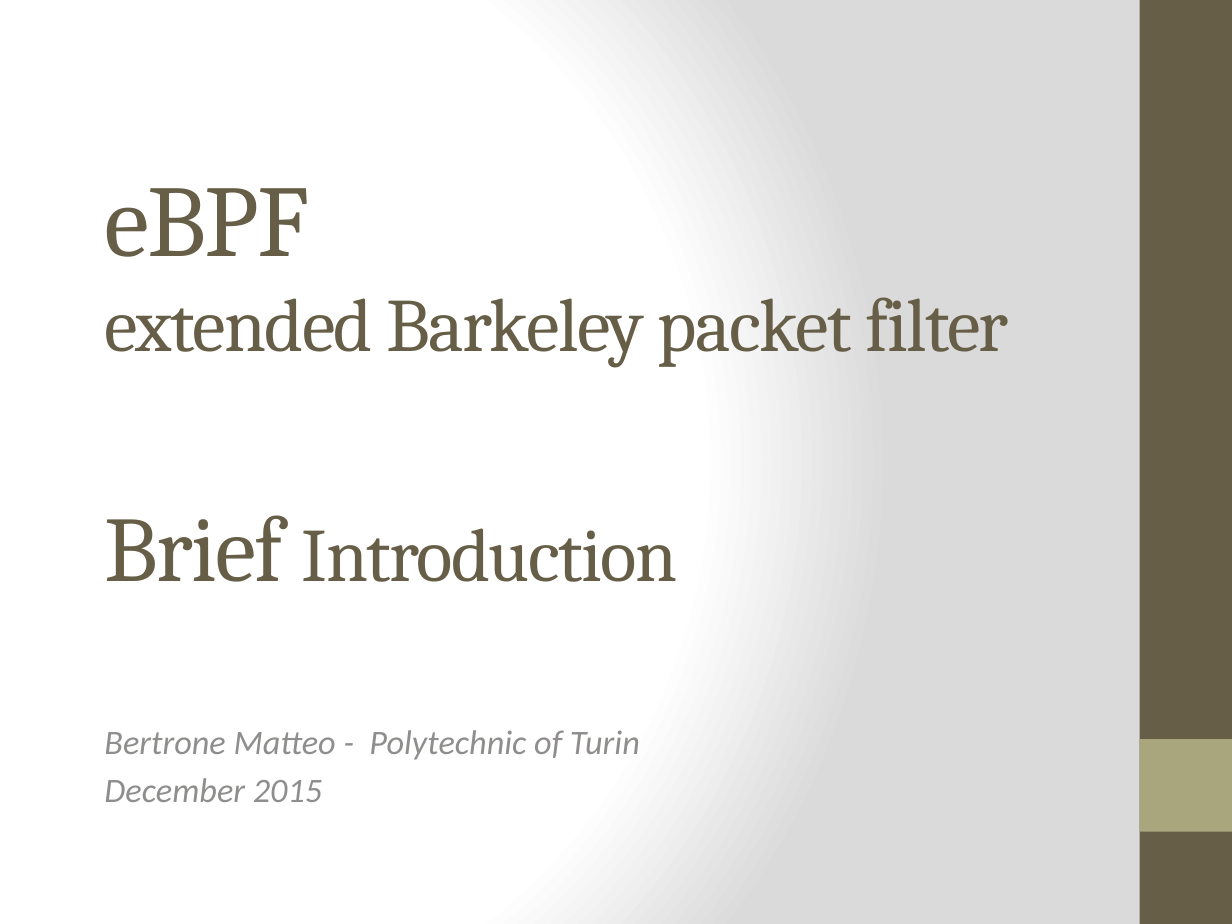
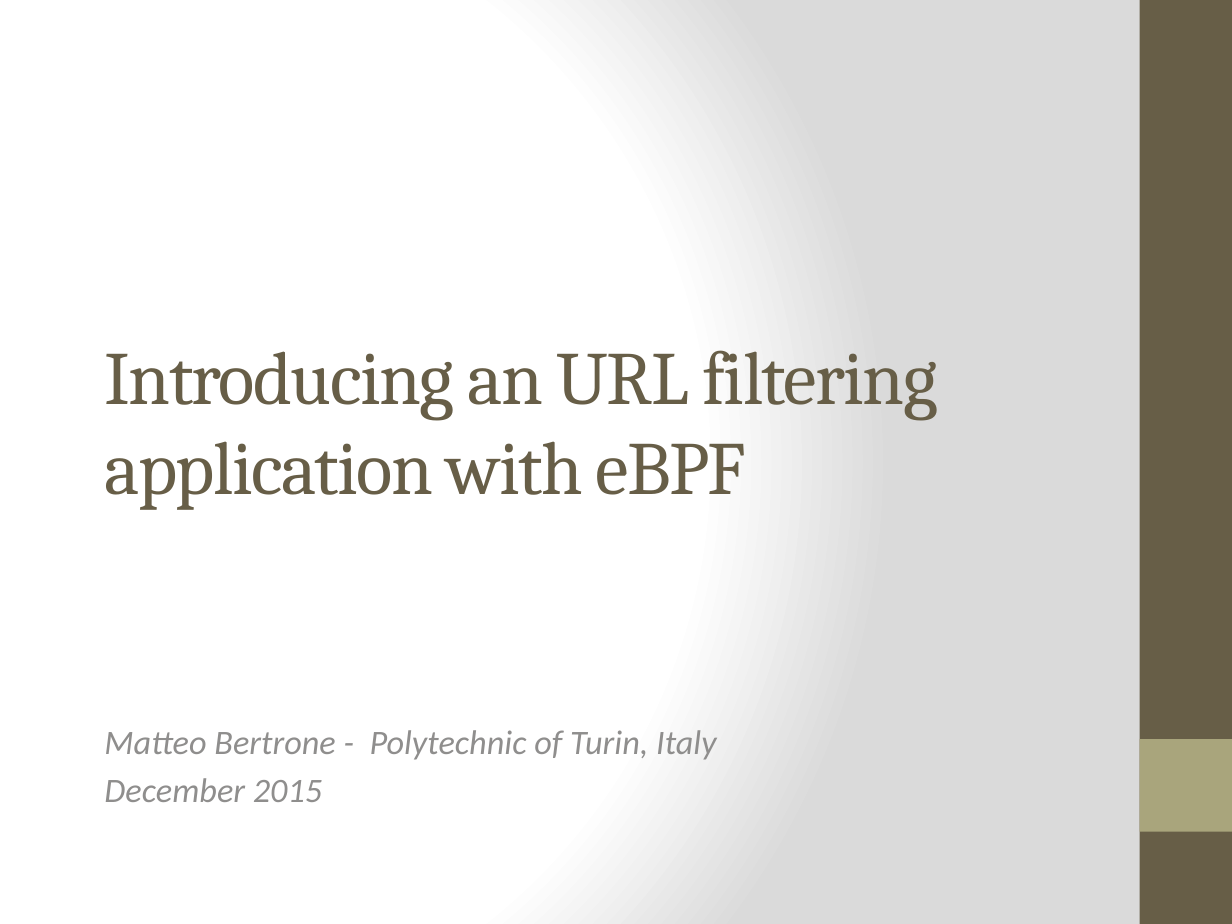
Before and after one commit to netgroup-polito/ebpf-test, a slide deck: slide 1 of eBPF - Short Presentation.pptx. Drawn at 1232x924 pixels with LibreOffice and Linux fonts; fonts in the diff are those of the drawing. Boxes give left, top, right and bottom in pixels: in the first picture for what was removed or moved away, otherwise in the second. Text is boxed around its words. In the diff, an @@ line names an element or a change of style, - is before the commit and + after.

```diff
--- a/eBPF - Short Presentation.pptx
+++ b/eBPF - Short Presentation.pptx
@@ title at box(105, 351, 938, 510): text changed; size 44.1 to 44 pt @@
-eBPF
-extended Barkeley packet filter
-Brief Introduction
+Introducing an URL filtering application with eBPF
@@ subtitle at box(104, 730, 716, 760): text changed @@
-Bertrone Matteo - Polytechnic of Turin
+Matteo Bertrone - Polytechnic of Turin, Italy
```
Also in this commit, not shown: 4 other files.
